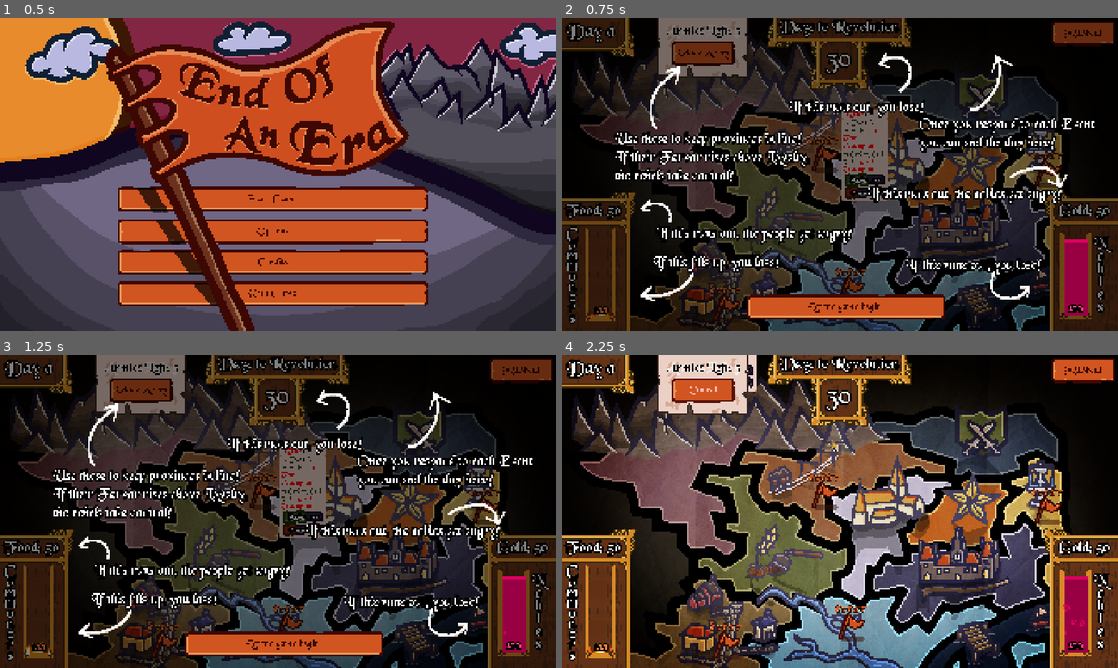
Above: before the commit, frames 1-4 (two rows, left to right).
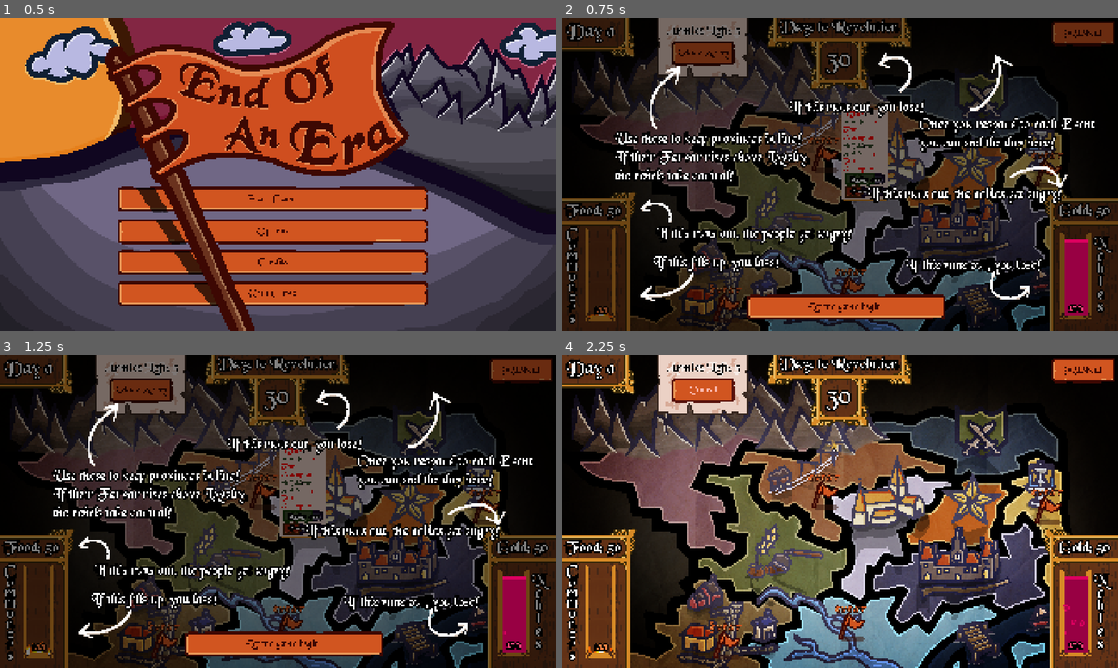
Above: after the commit, the same moments.

Repository: Orangechrisy/gmtk-game-jam-2026
Game: Godot game, scene res://Map/map.tscn
Same seed, same stepped clock (60 frames per second), same inputs: the game is played once before the commit and once after it. Sound files missing from this copy of the repository are replaced by a short silence.
Inputs:
- Up to frame 1 (0.5 s): no input
- Up to frame 2 (0.75 s): click "Start Game" at 0.5 s
- Up to frame 3 (1.25 s): no input
- Up to frame 4 (2.25 s): click "Let the game begin." at 1.25 s; click "Place Army" at 2 s

Frame 1 is identical in both runs. In frame 2, 0.5% of the frame differs, in the area x 50-59%, y 32-59%; in frame 3, 0.5%; in frame 4, 0.2%.

Commit message:
tooltip tweaks

Diff:
--- a/Map/province.gd
+++ b/Map/province.gd
@@ -37,7 +37,10 @@
 enum Counter {FOODY, FOODC, GOLDY, GOLDC, LOYALTY, FERVOR}
 enum Owner {KING, REBELS}
 
-var has_army: bool = false
+var has_army: bool = false:
+	set(val):
+		has_army=val
+		$ProvinceTooltip.update_values()
 
 # Called when the node enters the scene tree for the first time.
 func _ready() -> void:
@@ -48,6 +51,7 @@
 	$EventPopup.position = event_location
 	$TooltipTimer.timeout.connect(_on_timer_timeout)
 	GameState.connect("day_updated", on_day_updated)
+	$ProvinceTooltip.hide()
 	$ProvinceTooltip.update_values()
 
 
@@ -177,11 +181,13 @@
 	$BorderSprite.z_index = -2
 
 func _on_area_2d_mouse_entered() -> void:
+	$ProvinceTooltip.show()
 	if (GameState.MouseMode == GameState.Click.BASIC) or (GameState.MouseMode == GameState.Click.ARMY_PLACEMENT):
 		if not GameState.get_current_event():
 			$TooltipTimer.start(TOOLTIP_TIME_DELAY)
 
 func _on_area_2d_mouse_exited() -> void:
+	#print("death")
 	$TooltipTimer.stop()
 	if tween:
 		tween.kill()
--- a/Map/province_tooltip.gd
+++ b/Map/province_tooltip.gd
@@ -15,6 +15,11 @@
 
 func update_values():
 	if province != null:
+		if province.has_army:
+			%Armies.show()
+		else:
+			%Armies.hide()
+
 		var format_string = "[color={color}]{0} {yield}[/color] ([color=#37472a]{1} {yield} Yield[/color], [color=red]{2} {yield} Consumption[/color])"
 		var food_string = format_string.format(["%+.f" % province.calculate_food(), "%+.f" % province.food_yield, "-%.f" % province.food_consumption, ["yield", "Food"], ["color", "#37472a" if province.calculate_food() >= 0 else "red"]])
 		%Food.text = food_string
--- a/Map/province_tooltip.tscn
+++ b/Map/province_tooltip.tscn
@@ -18,6 +18,7 @@
 expand_margin_bottom = 5.0
 
 [node name="ProvinceTooltip" type="Control" unique_id=1231974182]
+z_index = 2
 layout_mode = 3
 anchors_preset = 15
 anchor_right = 1.0
@@ -57,6 +58,14 @@
 [node name="VBoxContainer" type="VBoxContainer" parent="PanelContainer/MarginContainer" unique_id=689660301]
 layout_mode = 2
 theme = ExtResource("3_m61pn")
+
+[node name="Armies" type="Label" parent="PanelContainer/MarginContainer/VBoxContainer" unique_id=1001965111]
+unique_name_in_owner = true
+layout_mode = 2
+theme_override_colors/font_color = Color(0.50098556, 0.20605326, 0, 1)
+theme_override_colors/font_outline_color = Color(0, 0, 0, 0)
+theme_override_font_sizes/font_size = 30
+text = "Has Army!"
 
 [node name="Food" type="RichTextLabel" parent="PanelContainer/MarginContainer/VBoxContainer" unique_id=358052700]
 unique_name_in_owner = true
